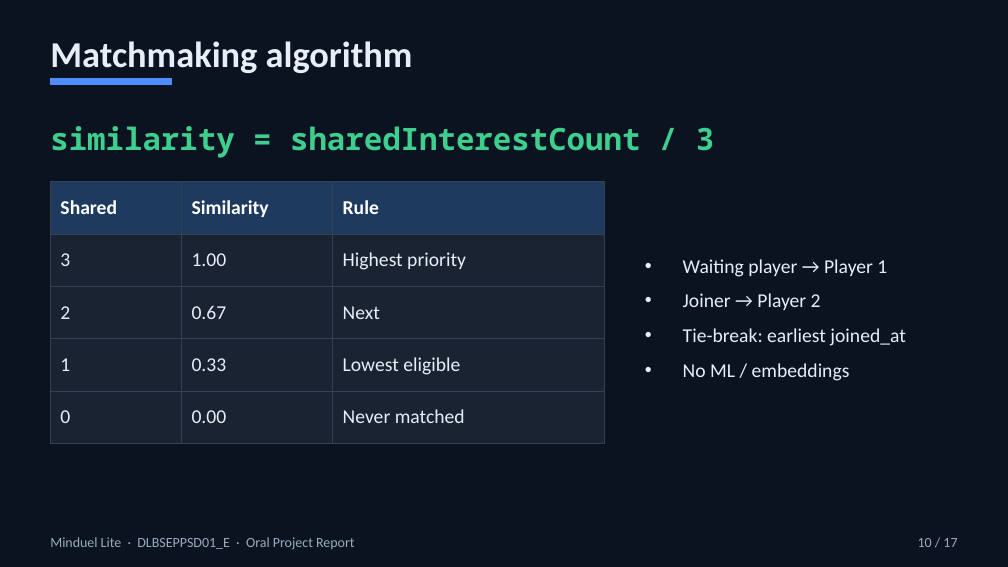
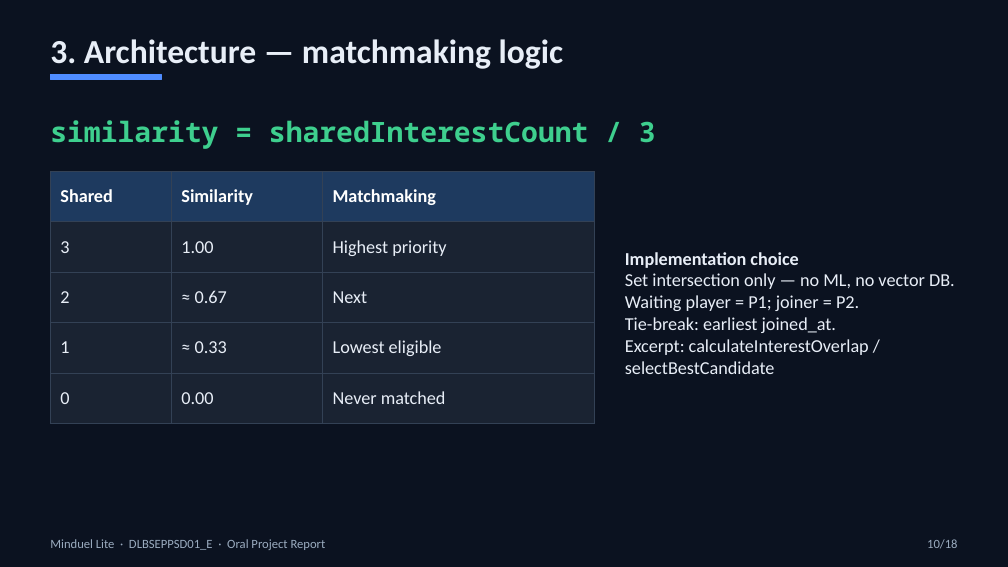
Before and after one commit to MahmoudBKanaan/MiduelLite, a slide deck: slide 10 of docs/presentation/MinduelLite-Oral-Project-Report.pptx. Drawn at 1008x567 pixels with LibreOffice and Linux fonts; fonts in the diff are those of the drawing. Boxes give left, top, right and bottom in pixels: in the first picture for what was removed or moved away, otherwise in the second. Text is boxed around its words. In the diff, an @@ line names an element or a change of style, - is before the commit and + after.

Commit message:
Strengthen oral presentation: APA figures/bibliography, GitHub title block, process focus.

```diff
--- a/docs/presentation/MinduelLite-Oral-Project-Report.pptx
+++ b/docs/presentation/MinduelLite-Oral-Project-Report.pptx
@@ text at (x1=50, y1=39, x2=564, y2=69): text changed; size 26 to 24 pt @@
-Matchmaking algorithm
+3. Architecture — matchmaking logic
@@ rectangle resized from (x1=50, y1=79, x2=171, y2=85) to (x1=50, y1=75, x2=161, y2=80) @@
@@ text "similarity = sharedInterestCount / 3" at (x1=50, y1=120, x2=656, y2=149): size 22 to 20 pt @@
@@ table at (x1=50, y1=171, x2=595, y2=423) @@
-row 1, column 3: Rule
+row 1, column 3: Matchmaking
-row 3, column 2: 0.67
+row 3, column 2: ≈ 0.67
-row 4, column 2: 0.33
+row 4, column 2: ≈ 0.33
@@ size 14 to 13 pt in "Shared", "Similarity", "3", "1.00" and 8 more places @@
@@ table resized from (x1=50, y1=181, x2=605, y2=444) to (x1=50, y1=171, x2=595, y2=423) @@
@@ text at (x1=625, y1=252, x2=955, y2=374): text changed; size 14 to 13 pt @@
-• Waiting player → Player 1
-• Joiner → Player 2
-• Tie-break: earliest joined_at
-• No ML / embeddings
+Implementation choice
+Set intersection only — no ML, no vector DB.
+Waiting player = P1; joiner = P2.
+Tie-break: earliest joined_at.
+Excerpt: calculateInterestOverlap / selectBestCandidate
@@ text "Minduel Lite · DLBSEPPSD01_E · ..." at (x1=50, y1=539, x2=326, y2=550): size 10 to 9 pt @@
@@ text at (x1=927, y1=539, x2=957, y2=549): text changed; size 10 to 9 pt @@
-10 / 17
+10/18
```
Also in this commit, not shown: 8 other slides changed, 9 slides added, 8 slides removed, 2 other files.
